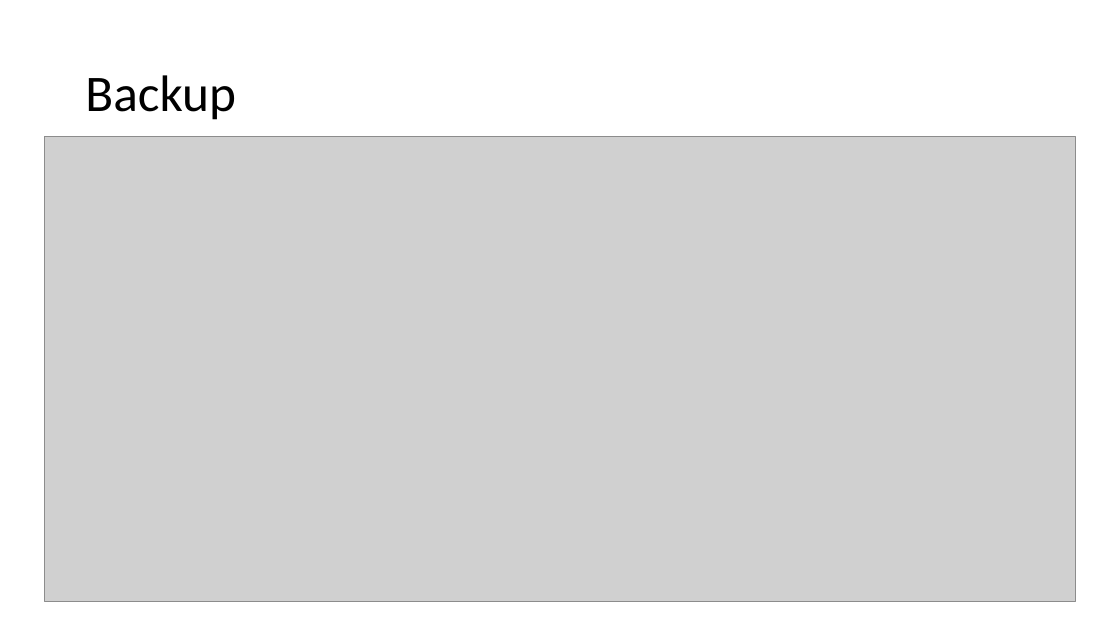
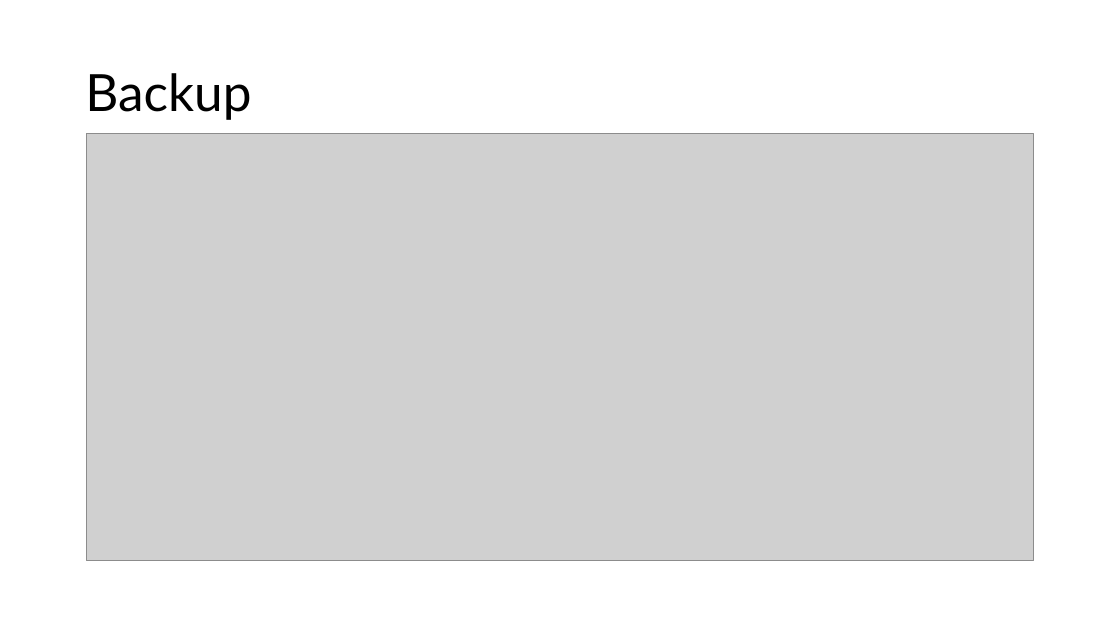
Before and after one commit to klausondrag/connect-the-dots, a slide deck: slide 9 of Presentation/ConnectTD-presentation.pptx. Drawn at 1120x630 pixels with LibreOffice and Linux fonts; fonts in the diff are those of the drawing; grey boxes stand for pictures; background and template pictures are left out. Boxes give left, top, right and bottom in pixels: in the first picture for what was removed or moved away, otherwise in the second. Text is boxed around its words. In the diff, an @@ line names an element or a change of style, - is before the commit and + after.

```diff
--- a/Presentation/ConnectTD-presentation.pptx
+++ b/Presentation/ConnectTD-presentation.pptx
@@ title "Backup" at (85, 73, 251, 120): font Calibri to Lato @@
@@ picture: place and size @@
-picture at (45, 137, 1075, 602)
+picture at (87, 134, 1034, 560)
```
Also in this commit, not shown: 8 other slides changed, 1 slide added, 1 slide removed, 1 other file.
